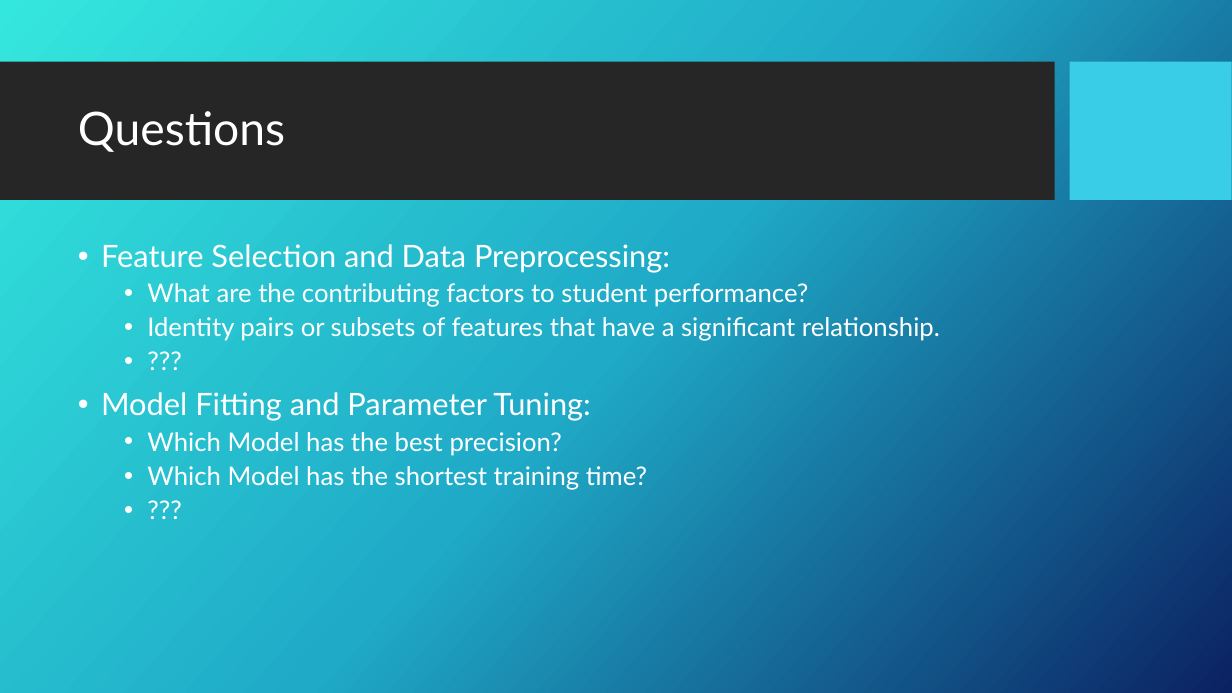
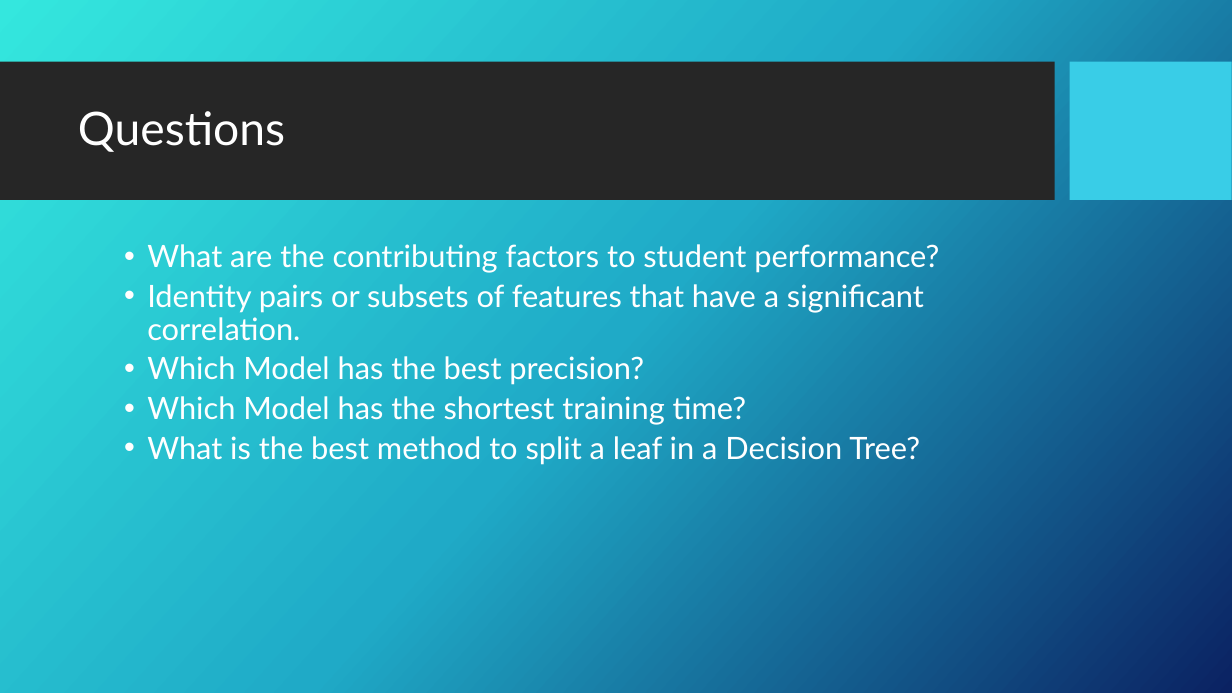
Before and after one commit to AmosChenZixuan/CIS_Research_Project, a slide deck: slide 7 of Proposal.pptx. Drawn at 1232x693 pixels with LibreOffice and Linux fonts; fonts in the diff are those of the drawing; background and template pictures are left out. Boxes give left, top, right and bottom in pixels: in the first picture for what was removed or moved away, otherwise in the second. Text is boxed around its words. In the diff, an @@ line names an element or a change of style, - is before the commit and + after.

```diff
--- a/Proposal.pptx
+++ b/Proposal.pptx
@@ text at (x1=101, y1=244, x2=670, y2=273): paragraph removed @@
-• Feature Selection and Data Preprocessing:
@@ text at (x1=147, y1=244, x2=939, y2=425): size 20 to 24 pt in "What are the contributing factors to student ...", "Which Model has the best precision?", "Which Model has the shortest training time?" @@
@@ text at (x1=147, y1=284, x2=924, y2=341): text changed; size 20 to 24 pt @@
-  • Identity pairs or subsets of features that have a significant relationship.
-  • ???
-• Model Fitting and Parameter Tuning:
+  • Identity pairs or subsets of features that have a significant correlation.
@@ text at (x1=147, y1=436, x2=920, y2=465): text changed; size 20 to 24 pt @@
-  • ???
+  • What is the best method to split a leaf in a Decision Tree?
```
Also in this commit, not shown: 5 other slides changed.
